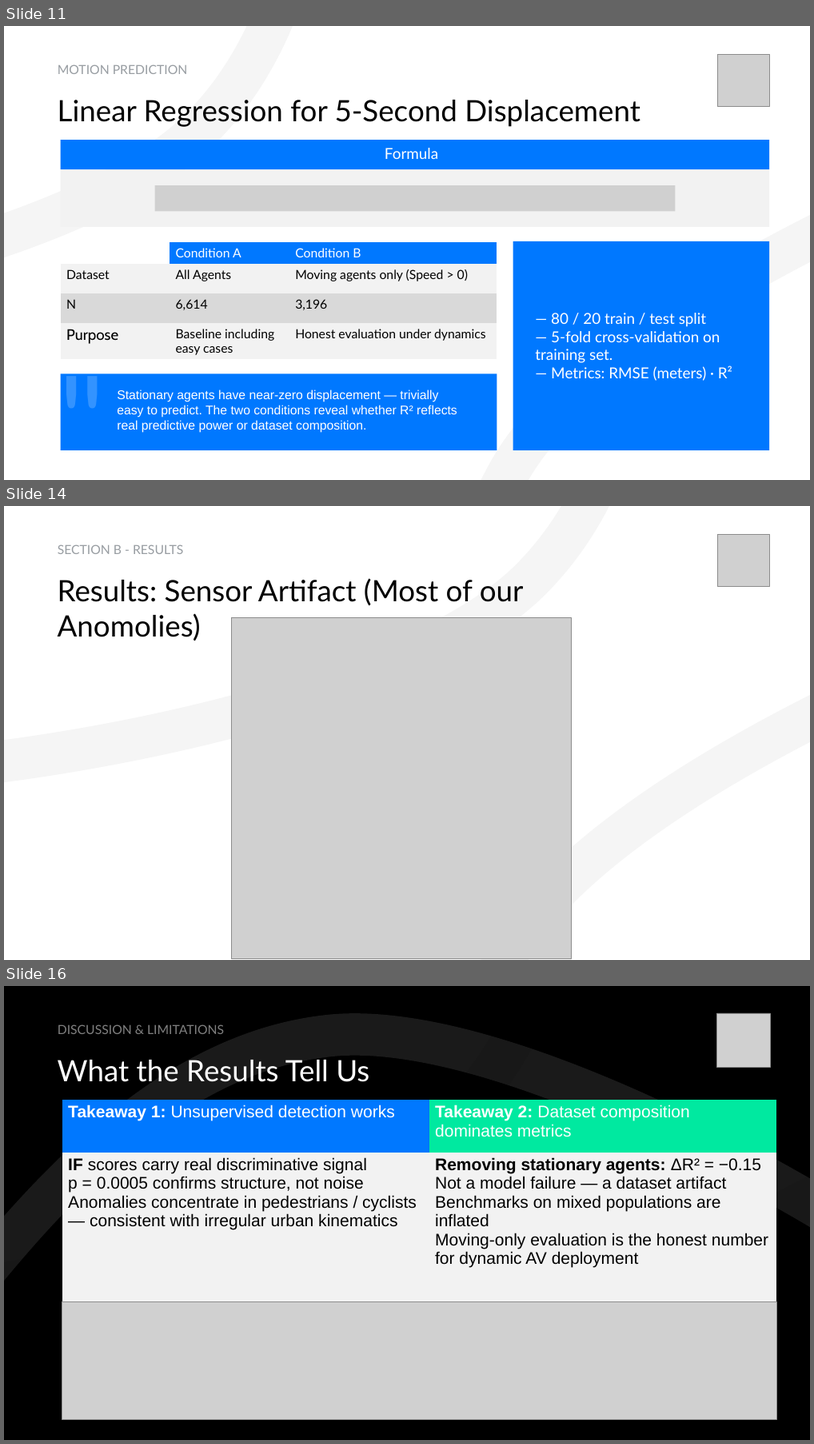
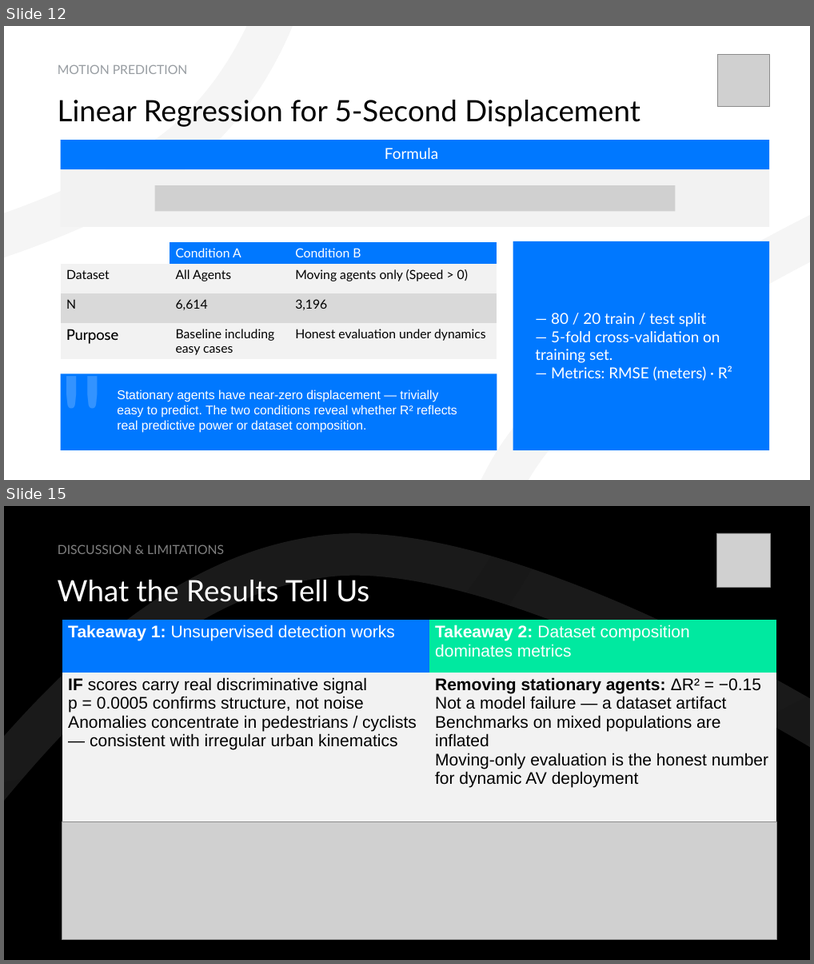
Before and after one commit to pstepanovum/womd-unsupervised-anomaly-detection, a slide deck: docs/presentation/Unsupervised Statistical Learning for Kinematic Anomaly Detection in Autonomous Driving Scenarios.pptx. Shown one above the other, each under a label of ours: slides 11, 14 and 16 before the commit, slides 12 and 15 after it; the slides between them are not shown. The pictures are 814x1444 and 814x964 pixels, drawn with LibreOffice and Linux fonts; fonts in the diff are those of the drawing; grey boxes stand for pictures; background and template pictures are left out. Boxes give left, top, right and bottom in pixels: in the first picture for what was removed or moved away, otherwise in the second. Text is boxed around its words. In the diff, an @@ line names an element or a change of style, - is before the commit and + after.

```diff
--- a/docs/presentation/Unsupervised Statistical Learning for Kinematic Anomaly Detection in Autonomous Driving Scenarios.pptx
+++ b/docs/presentation/Unsupervised Statistical Learning for Kinematic Anomaly Detection in Autonomous Driving Scenarios.pptx
@@ slide 14 removed at (x1=4, y1=506, x2=810, y2=960), background #FFFFFF @@
@@ freeform shape removed at (x1=4, y1=506, x2=810, y2=960) @@
@@ freeform shape removed at (x1=200, y1=506, x2=810, y2=960) @@
@@ title removed at (x1=58, y1=545, x2=183, y2=554) @@
-SECTION B - RESULTS
@@ picture removed at (x1=718, y1=535, x2=770, y2=587) @@
@@ text removed at (x1=58, y1=578, x2=524, y2=641) @@
-Results: Sensor Artifact (Most of our Anomolies)
@@ picture removed at (x1=231, y1=618, x2=572, y2=959) @@
@@ what was slide 11 is now slide 12 @@
@@ what was slide 16 is now slide 15 @@
```
Also in this commit, not shown: 2 slides changed, 1 slide added, 1 other slide removed, 2 other files.
